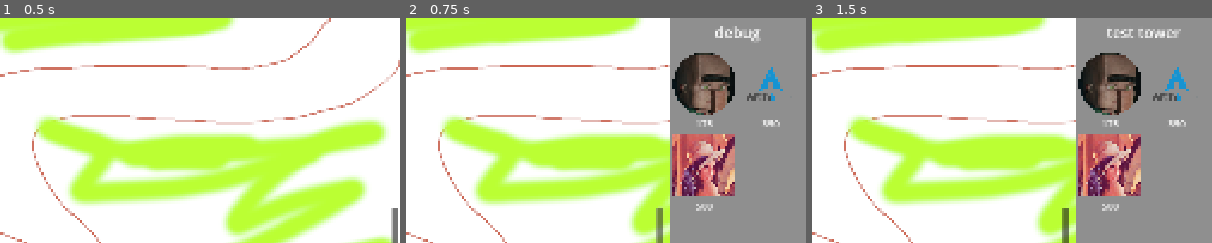
Above: before the commit, frames 1-3 (left to right).
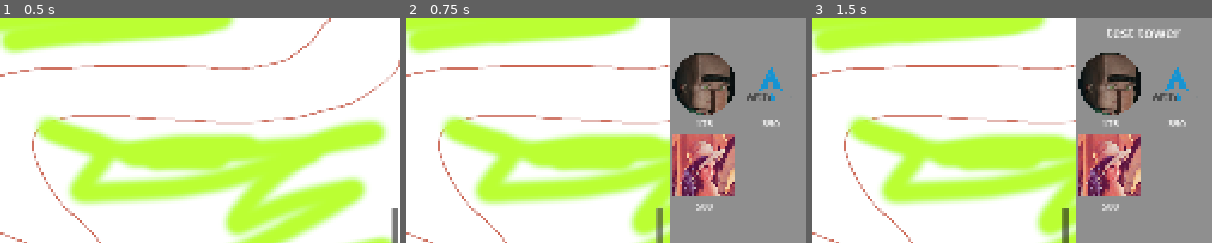
Above: after the commit, the same moments.

Repository: AstroFP/BrainRot-Tower-Defense
Game: Godot game, scene res://scenes/levels/test_level.tscn
Same seed, same stepped clock (60 frames per second), same inputs: the game is played once before the commit and once after it.
Inputs (mouse positions are % of the whole screen's width and height, from its top left):
- Up to frame 1 (0.5 s): no input
- Up to frame 2 (0.75 s): click (99, 50) at 0.5 s
- Up to frame 3 (1.5 s): click (87, 17) at 1.27 s
The pictures show only the part of the screen within x 50-100%, y 1-51%; the shares and areas given below are measured in that part.

Frame 1 is identical in both runs. In frame 2, 0.3% of the frame differs, in the area x 77-89%, y 3-11%; in frame 3, nothing differs.

Commit message:
fix: Adjust tower placement logic to correctly track toggle buy menu button interactions

Diff:
--- a/scripts/buy_menu_manager.gd
+++ b/scripts/buy_menu_manager.gd
@@ -20,6 +20,7 @@
 
 func _ready():
 	tower_buy_menu.visible = false
+	tower_name_label.text = ""
 	setup_buy_menu()
 
 
--- a/scripts/tower_placement_manager.gd
+++ b/scripts/tower_placement_manager.gd
@@ -6,6 +6,7 @@
 # parameters and flags for screen input
 var is_touching_inside_play_area := false
 var is_touching_buy_menu := false
+var is_touching_toggle_buy_menu_btn := false
 var is_dragging := false
 var dragging_speed_capped := false
 var dragging_velocity := Vector2.ZERO
@@ -21,12 +22,14 @@
 
 var tower_buy_menu: MarginContainer
 var playable_area: MarginContainer
+var toggle_buy_menu_btn: Button
 
 var screen_rect : Rect2
 
 func _ready():
 	tower_buy_menu = ui_canvas.find_child("TowerBuyMenu")
 	playable_area = ui_canvas.find_child("PlayableArea")
+	toggle_buy_menu_btn = ui_canvas.find_child("ToggleTowerBuyMenuBtn")
 	ui_canvas.find_child("TowerBuyMenuWrapper").connect("selected_tower",_on_selected_tower)
 
 	# calculate side margins for clamping tower placement
@@ -82,6 +85,7 @@
 		var pos = event.position
 		is_touching_inside_play_area = playable_area.get_global_rect().has_point(pos)
 		is_touching_buy_menu = tower_buy_menu.get_global_rect().has_point(pos)
+		is_touching_toggle_buy_menu_btn = toggle_buy_menu_btn.get_global_rect().has_point(pos)
 
 	if  (is_touching_buy_menu || !is_touching_inside_play_area) && spawned_tower:
 		spawned_tower.queue_free()
@@ -93,6 +97,11 @@
 		spawn_tower()
 
 	if is_tower_ready_to_spawn && !is_touching_inside_play_area:
+		tower_selected = null
+		is_tower_ready_to_spawn = false
+		tower_buy_menu.visible = true
+
+	if is_tower_ready_to_spawn && is_touching_toggle_buy_menu_btn:
 		tower_selected = null
 		is_tower_ready_to_spawn = false
 		tower_buy_menu.visible = true
